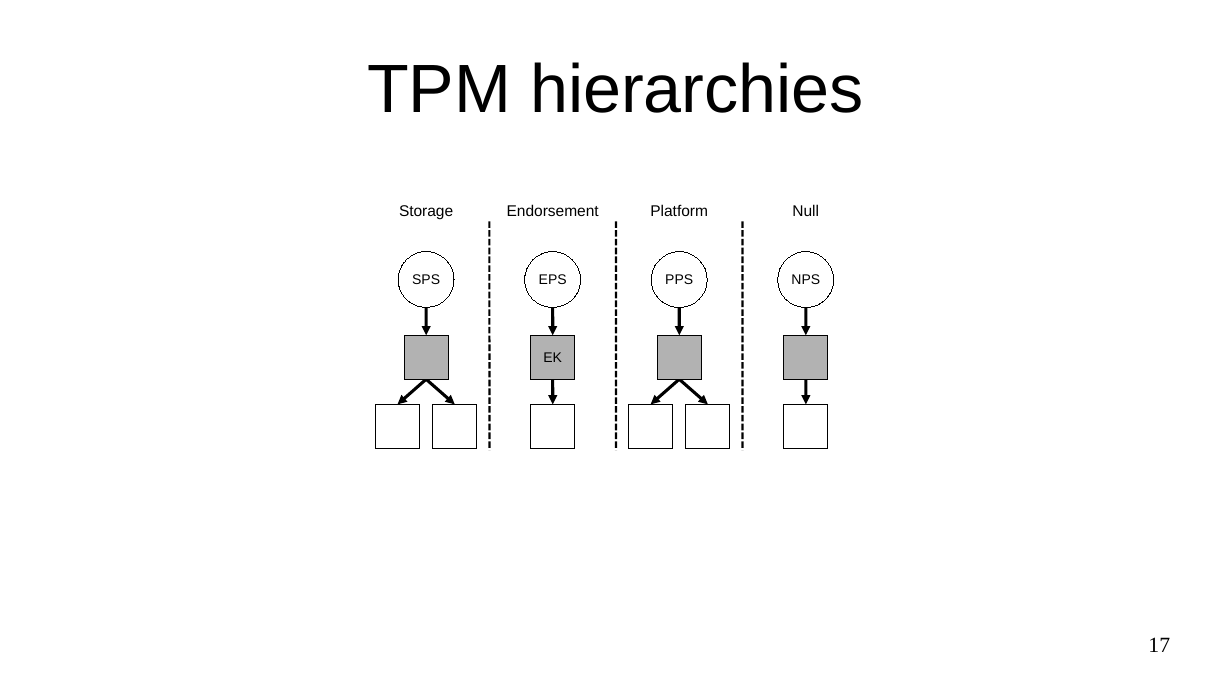
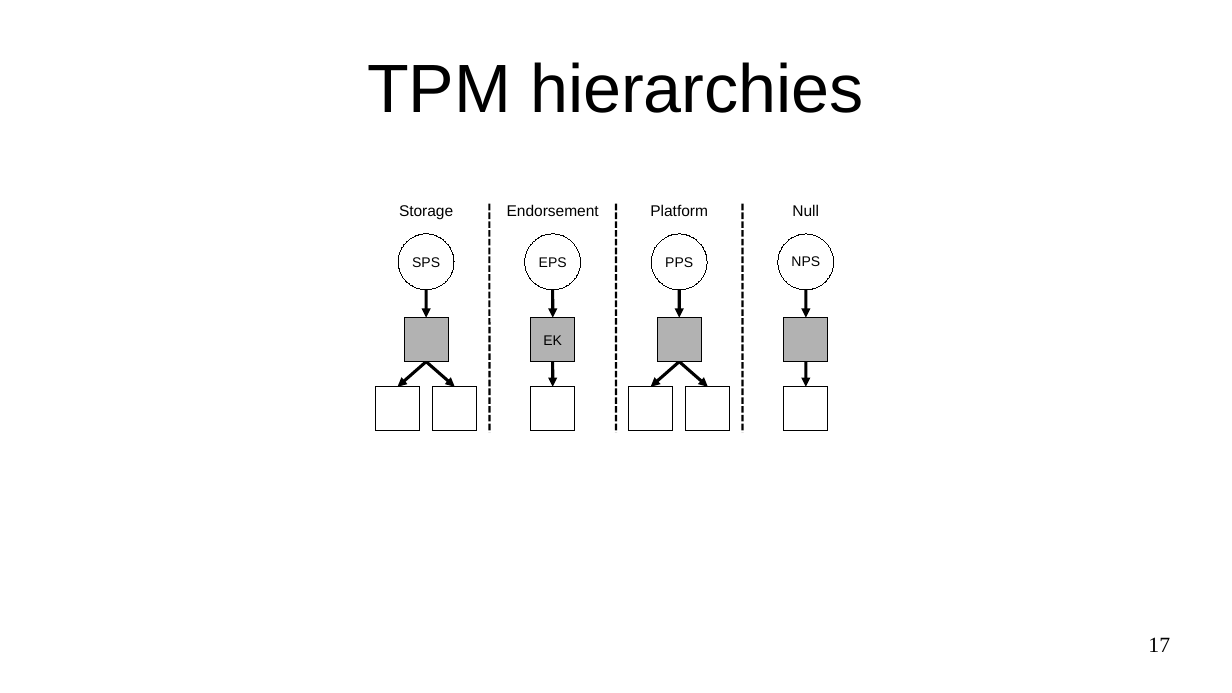
Before and after one commit to akorb/master-thesis, a slide deck: slide 17 of presentation.odp. Drawn at 1232x693 pixels with LibreOffice and Linux fonts; fonts in the diff are those of the drawing. Boxes give left, top, right and bottom in pixels: in the first picture for what was removed or moved away, otherwise in the second. Text is boxed around its words. In the diff, an @@ line names an element or a change of style, - is before the commit and + after.

```diff
--- a/presentation.odp
+++ b/presentation.odp
@@ 6 rectangles, 4 texts, 4 ellipses, 3 lines: place and size @@
-6 rectangles, 4 texts, 4 ellipses, 3 lines at box(376, 221, 834, 451)
+6 rectangles, 4 texts, 4 ellipses, 3 lines at box(376, 203, 834, 433)
@@ 10 arrows, 4 rectangles: place and size @@
-10 arrows, 4 rectangles at box(398, 307, 827, 405)
+10 arrows, 4 rectangles at box(398, 290, 827, 387)
```
Also in this commit, not shown: 13 other files.
